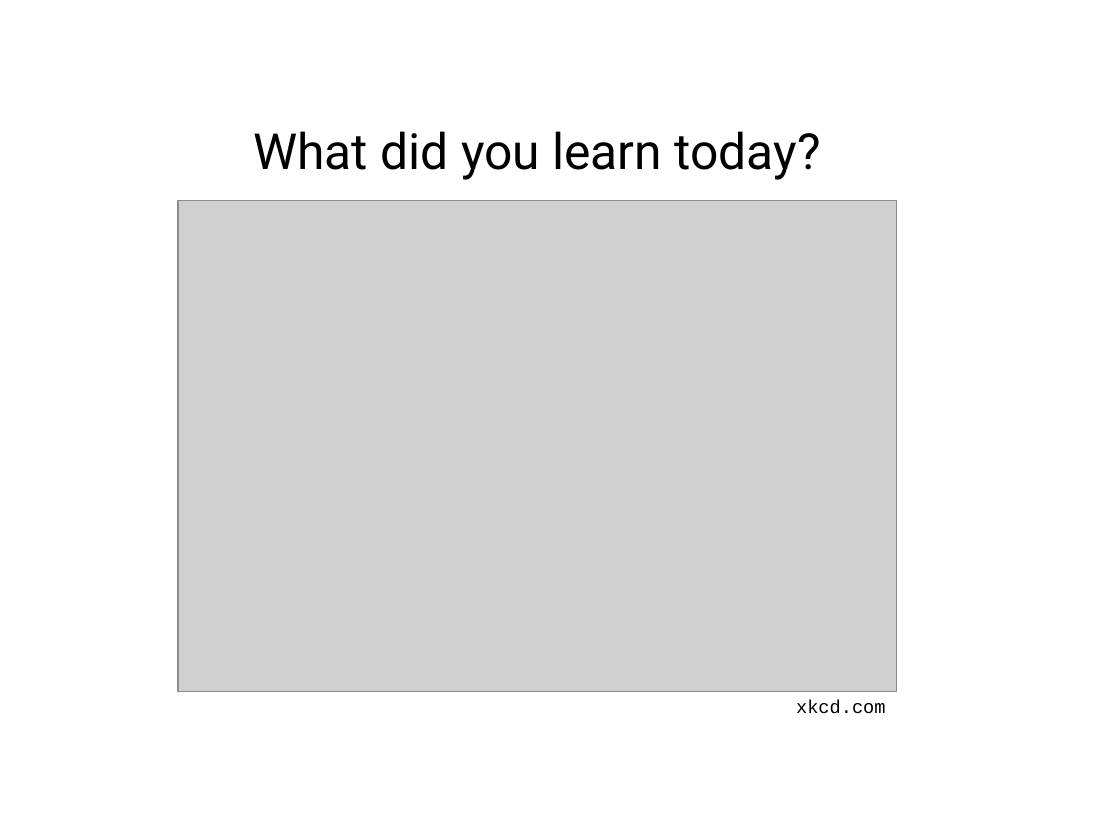
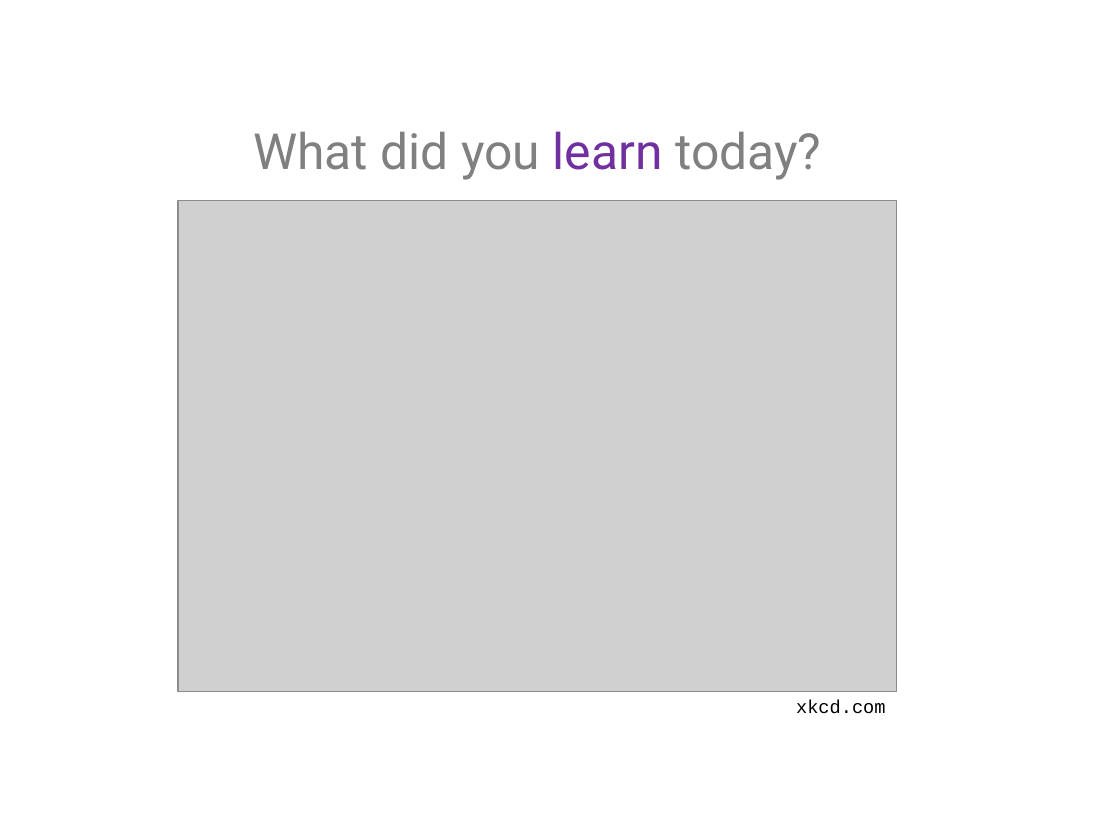
Before and after one commit to LearnWithLlew/Coderetreat.facilitation, a slide deck: slide 27 of Coderetreat - Printouts.pptx. Drawn at 1120x840 pixels with LibreOffice and Linux fonts; fonts in the diff are those of the drawing; grey boxes stand for pictures; background and template pictures are left out. Boxes give left, top, right and bottom in pixels: in the first picture for what was removed or moved away, otherwise in the second. Text is boxed around its words. In the diff, an @@ line names an element or a change of style, - is before the commit and + after.

```diff
--- a/Coderetreat - Printouts.pptx
+++ b/Coderetreat - Printouts.pptx
@@ text "What did you learn today?" at [253, 131, 821, 180]: text colour #000000 to #808080 in "What did you today?"; text colour #000000 to #7030A0 in "learn" @@
```
Also in this commit, not shown: 11 other slides changed, 1 other file.
